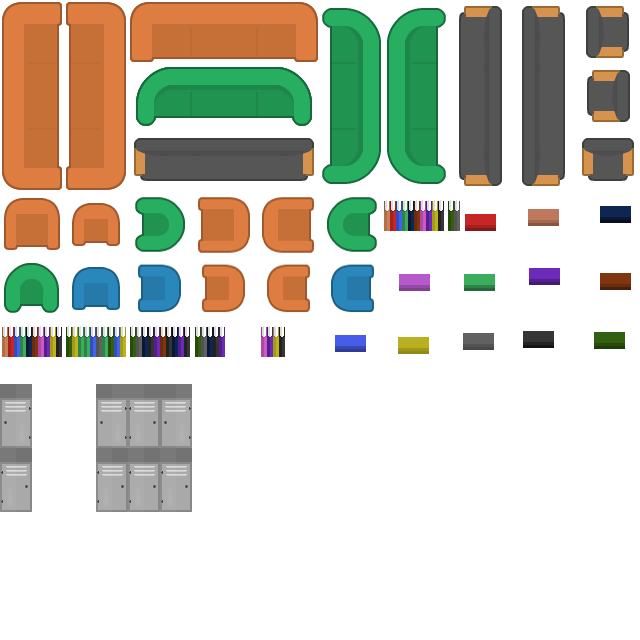
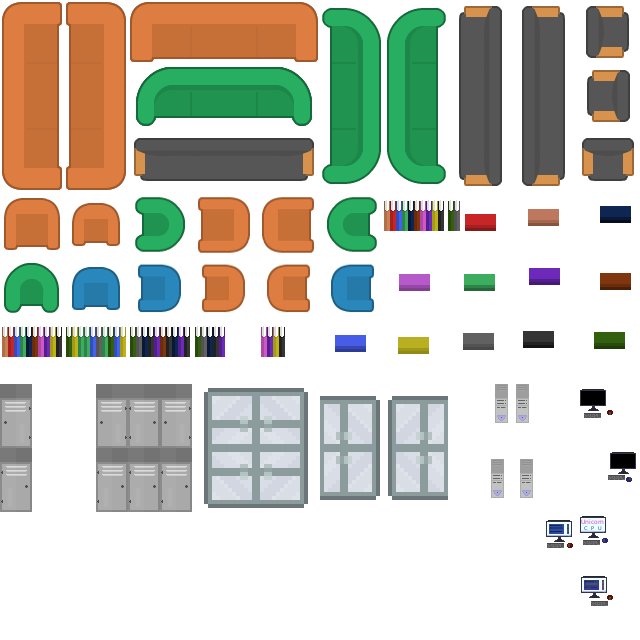
Layered file, before and after one edit (640x640). Changes by layer:
added layer "mouse5" above "mouse4" over [607, 410, 613, 415]
added layer "mouse4" above "mouse3" over [607, 595, 613, 600]
added layer "mouse3" above "mouse2" over [626, 477, 632, 482]
added layer "mouse2" above "mouse1" over [567, 543, 573, 548]
added layer "keyboard5" above "keyboard4" over [608, 475, 625, 480]
added layer "keyboard4" above "keyboard3" over [584, 413, 601, 418]
added layer "keyboard3" above "keyboard2" over [591, 601, 608, 606]
added layer "keyboard2" above "keyboard1" over [583, 540, 600, 545]
added layer "keyboard1" above "monitor5" over [547, 543, 564, 548]
added layer "monitor5" above "monitor4" over [581, 576, 607, 598]
added layer "monitor4" above "monitor3" over [546, 520, 572, 542]
added layer "monitor3" above "monitor2" over [580, 516, 606, 538]
added layer "monitor2" above "monitor1" over [610, 452, 636, 474]
added layer "monitor1" above "pctower4" over [580, 389, 606, 411]
added layer "pctower4" above "pctower3" over [491, 459, 504, 498]
added layer "pctower3" above "pctower2" over [520, 459, 533, 498]
added layer "pctower2" above "pctower1" over [516, 384, 529, 423]
added layer "pctower1" above "door6" over [495, 384, 508, 423]
added layer "door6" above "door5" over [204, 448, 308, 508]
added layer "door5" above "door4" over [388, 396, 448, 500]
added layer "door4" above "door3" over [320, 448, 380, 500]
added layer "door3" above "door2" over [320, 396, 380, 448]
added layer "door2" above "door1" over [256, 388, 308, 448]
added layer "door1" above "locker6" over [204, 388, 256, 448]
…and 1 more changes (1 added)
